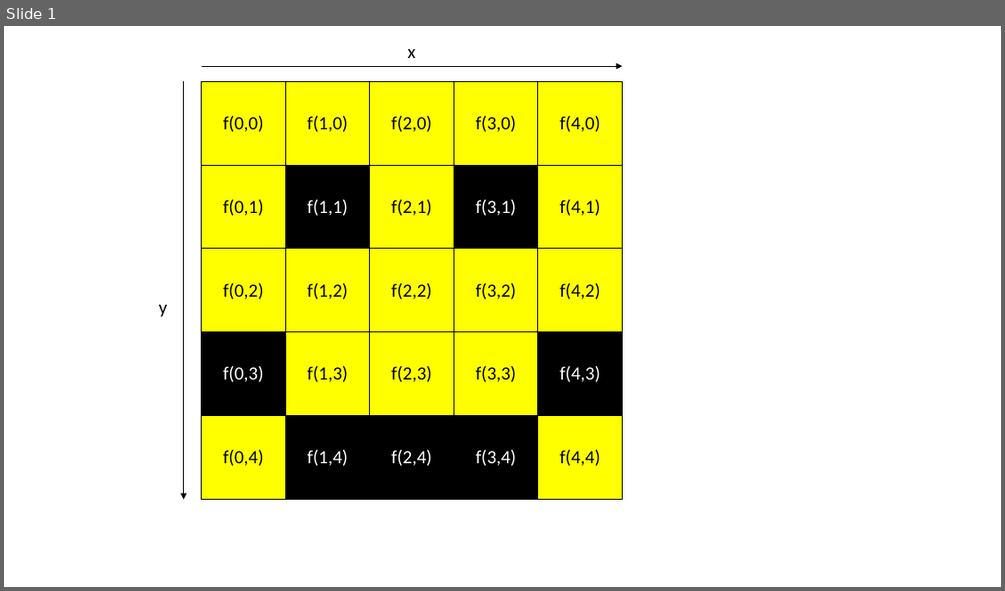
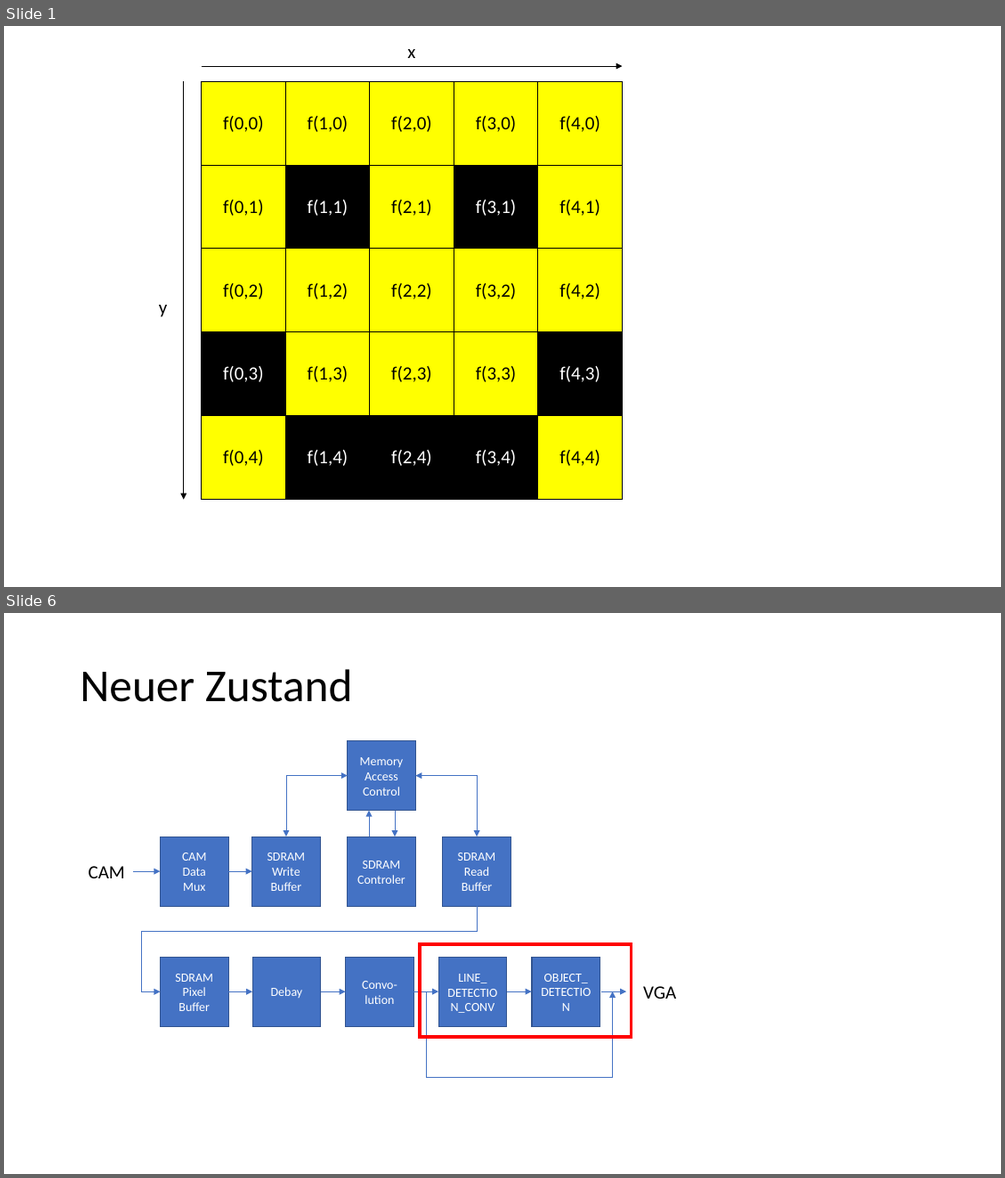
Before and after one commit to Chriss95De/Bachelors-Thesis-VHDL-Pattern-Detection, a slide deck: Dokumentation/Stand Oster/Grafiken.pptx. Shown one above the other, each under a label of ours: slide 1 before the commit, slides 1 and 6 after it; the slides between them are not shown. The pictures are 1005x591 and 1005x1178 pixels, drawn with LibreOffice and Linux fonts; fonts in the diff are those of the drawing. Boxes give left, top, right and bottom in pixels: in the first picture for what was removed or moved away, otherwise in the second. Text is boxed around its words. In the diff, an @@ line names an element or a change of style, - is before the commit and + after.

```diff
--- a/Dokumentation/Stand Oster/Grafiken.pptx
+++ b/Dokumentation/Stand Oster/Grafiken.pptx
@@ slide 6 added at (4, 613, 1001, 1174), background #FFFFFF @@
@@ title added at (80, 669, 353, 702), 44 pt, text #000000 @@
+Neuer Zustand
@@ rectangle added at (348, 741, 415, 811), fill #4472C4, outline #325491 1 pt, 12 pt, text #FFFFFF @@
+Memory
+Access
+Control
@@ elbow double arrow added from (286, 836) to (348, 775), #4472C4 0.5 pt @@
@@ elbow double arrow added from (415, 775) to (477, 836), #4472C4 0.5 pt @@
@@ arrow added from (369, 836) to (369, 811), #4472C4 0.5 pt @@
@@ arrow added from (395, 811) to (395, 836), #4472C4 0.5 pt @@
@@ rectangle added at (161, 836, 228, 906), fill #4472C4, outline #325491 1 pt, 12 pt, text #FFFFFF @@
+CAM
+Data
+Mux
@@ rectangle added at (252, 836, 320, 906), fill #4472C4, outline #325491 1 pt, 12 pt, text #FFFFFF @@
+SDRAM
+Write
+Buffer
@@ rectangle added at (348, 836, 415, 906), fill #4472C4, outline #325491 1 pt, 12 pt, text #FFFFFF @@
+SDRAM
+Controler
@@ rectangle added at (443, 836, 511, 906), fill #4472C4, outline #325491 1 pt, 12 pt, text #FFFFFF @@
+SDRAM
+Read
+Buffer
@@ text added at (89, 866, 125, 878), 18 pt, text #000000 @@
+CAM
@@ arrow added from (133, 871) to (161, 871), #4472C4 0.5 pt @@
@@ arrow added from (228, 871) to (252, 871), #4472C4 0.5 pt @@
@@ elbow arrow added from (477, 906) to (161, 991), #4472C4 0.5 pt @@
@@ rectangle added at (161, 957, 228, 1027), fill #4472C4, outline #325491 1 pt, 12 pt, text #FFFFFF @@
+SDRAM
+Pixel
+Buffer
@@ rectangle added at (252, 957, 320, 1027), fill #4472C4, outline #325491 1 pt, 12 pt, text #FFFFFF @@
+Debay
@@ rectangle added at (346, 957, 413, 1027), fill #4472C4, outline #325491 1 pt, 12 pt, text #FFFFFF @@
+Convo-lution
@@ rectangle added at (420, 944, 631, 1037), outline #FF0000 3 pt @@
@@ rectangle added at (438, 957, 507, 1027), fill #4472C4, outline #325491 1 pt, 12 pt, text #FFFFFF @@
+LINE_
+DETECTION_CONV
@@ rectangle added at (532, 957, 600, 1027), fill #4472C4, outline #325491 1 pt, 12 pt, text #FFFFFF @@
+OBJECT_
+DETECTION
@@ text added at (643, 986, 676, 998), 18 pt, text #000000 @@
+VGA
@@ arrow added from (228, 991) to (252, 991), #4472C4 0.5 pt @@
@@ arrow added from (321, 991) to (346, 991), #4472C4 0.5 pt @@
@@ arrow added from (413, 991) to (438, 991), #4472C4 0.5 pt @@
@@ line added from (427, 1077) to (427, 991), #4472C4 0.5 pt @@
@@ arrow added from (507, 991) to (532, 991), #4472C4 0.5 pt @@
@@ elbow arrow added from (601, 1077) to (613, 991), #4472C4 0.5 pt @@
@@ arrow added from (601, 991) to (626, 991), #4472C4 0.5 pt @@
@@ line added from (601, 1077) to (427, 1077), #4472C4 0.5 pt @@
```
Also in this commit, not shown: 6 other slides added, 14 other files.
